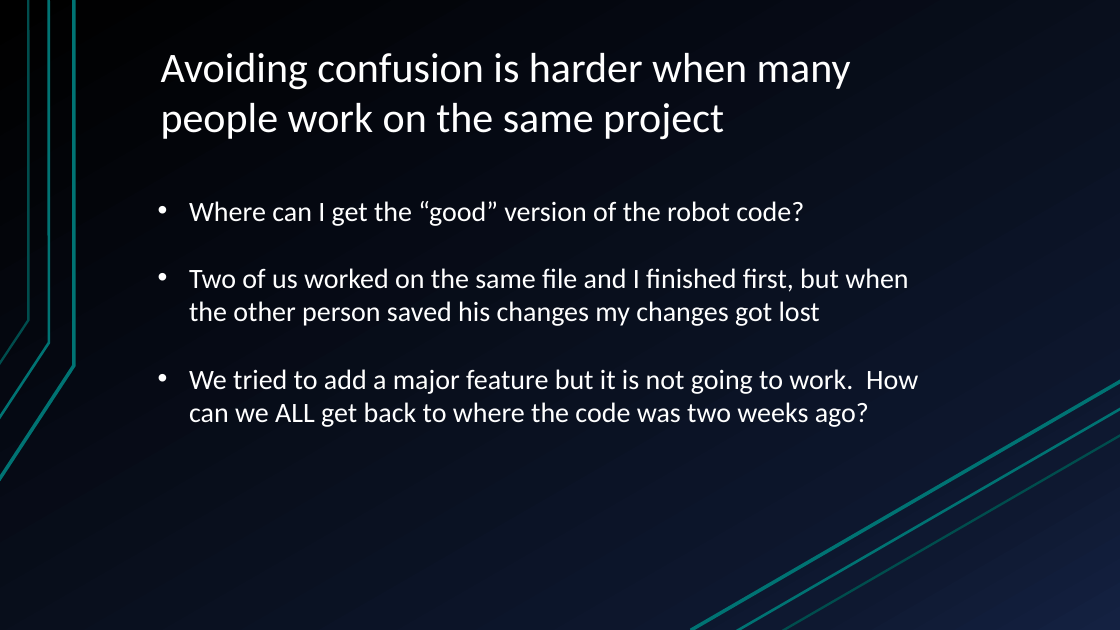
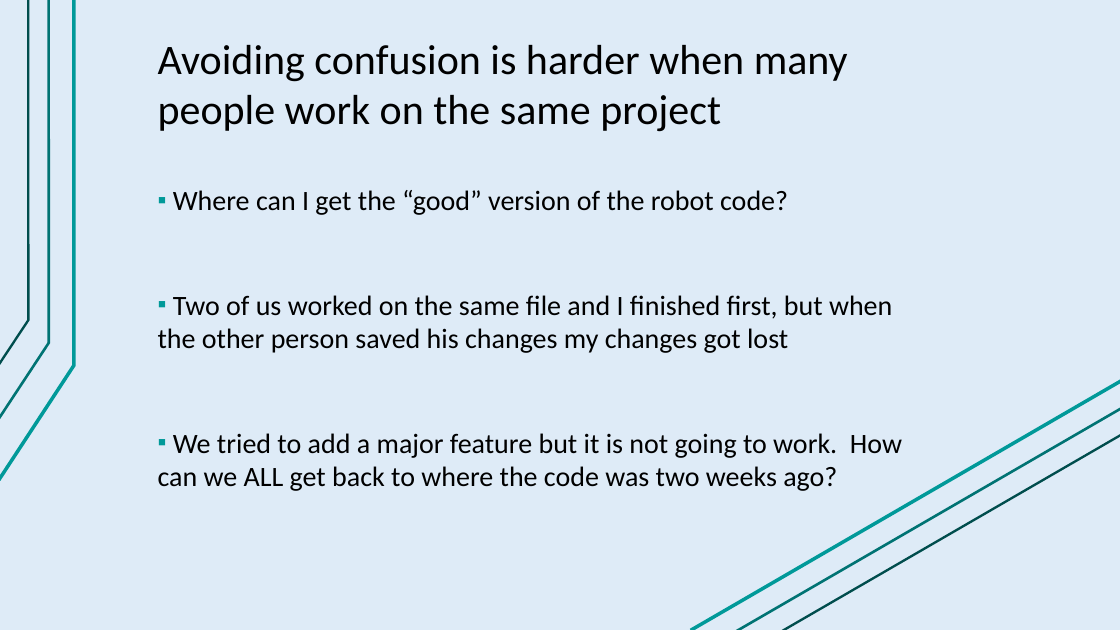
Before and after one commit to FRC4913/GitTest, a slide deck: slide 3 of git.pptx. Drawn at 1120x630 pixels with LibreOffice and Linux fonts; fonts in the diff are those of the drawing. Boxes give left, top, right and bottom in pixels: in the first picture for what was removed or moved away, otherwise in the second. Text is boxed around its words. In the diff, an @@ line names an element or a change of style, - is before the commit and + after.

Commit message:
Dark font light background works better with the projector

```diff
--- a/git.pptx
+++ b/git.pptx
@@ background gradient #000000 to #0F1931 to #142242 to #DEEBF7 @@
@@ freeform shape at (0,0,49,419): outline #007373 2.25 pt to #007373 2.24 pt @@
@@ freeform shape at (0,0,29,365): outline #007373 2 pt to #004D4D 2.01 pt @@
@@ freeform shape at (0,0,74,480): outline #007373 3 pt to #009999 3 pt; outline redrawn @@
@@ title "Avoiding confusion is harder when ..." at (158,45,848,132): text colour #FFFFFF to #000000; vertical alignment bottom to top @@
@@ free "Where can I get the ...": place and size @@
-free "Where can I get the ..." at (189,201,918,427)
+free "Where can I get the ..." at (150,178,941,503)
@@ free "Where can I get the ..." at (150,178,941,503): text colour #FFFFFF to #000000; bullet • to ▪; more space between paragraphs @@
@@ line (691, 630) - (1120, 381): stroke #007373 3 pt to #009999 3 pt @@
@@ line (735, 630) - (1120, 408): stroke #007373 2.25 pt to #007373 2.24 pt @@
@@ line (782, 630) - (1120, 435): stroke #007373 2 pt to #004D4D 2.01 pt @@
```
Also in this commit, not shown: 9 other slides changed.
